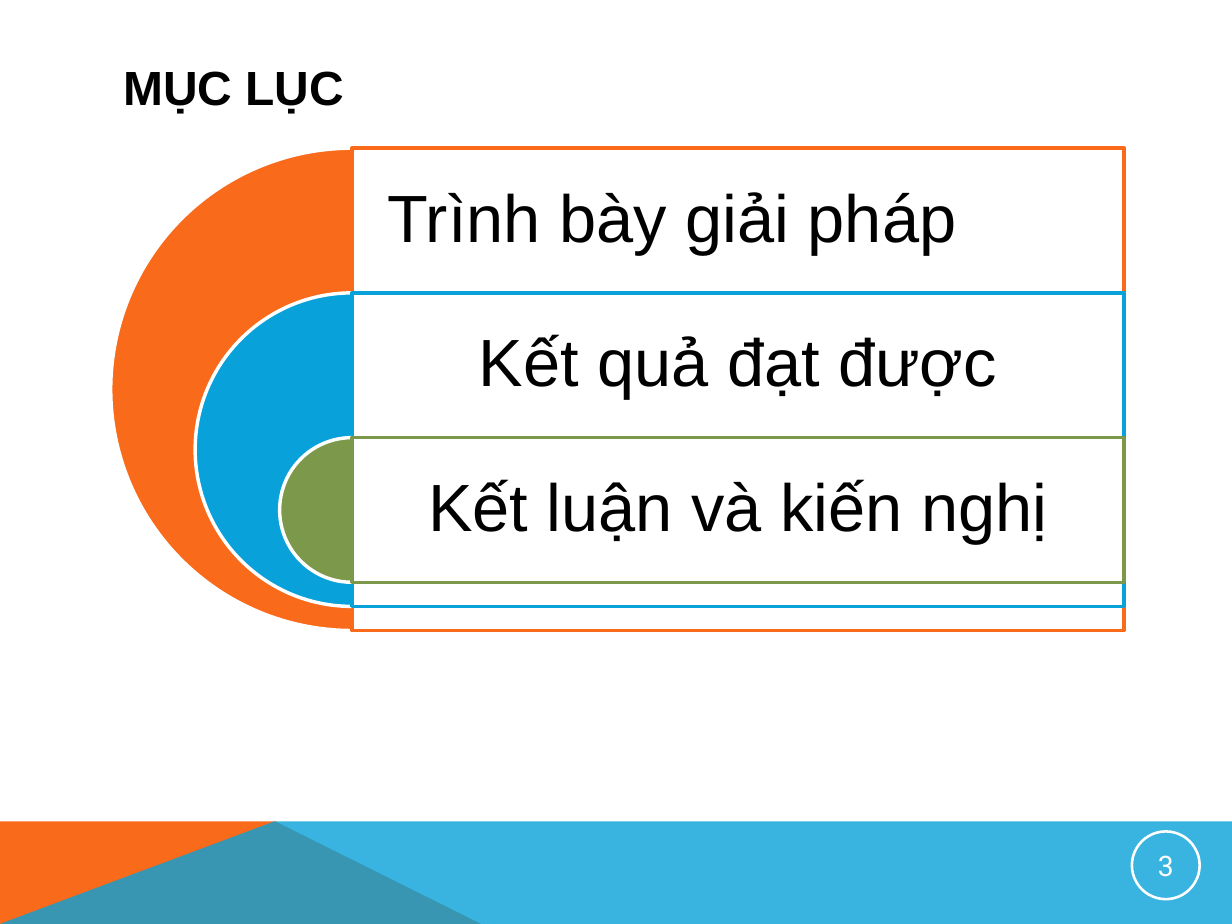
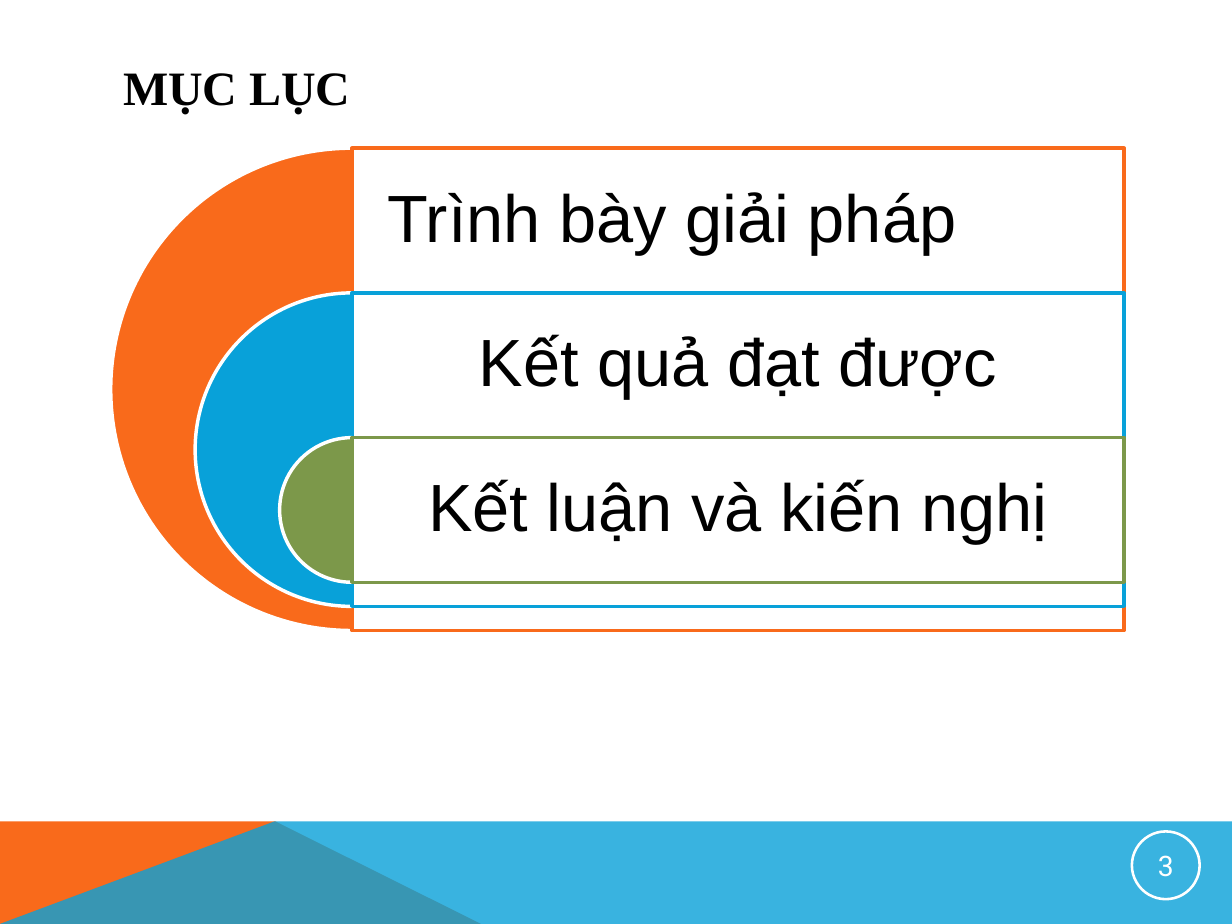
Before and after one commit to HoshikiShiro/Nhom4, a slide deck: slide 3 of Nhom4.pptx. Drawn at 1232x924 pixels with LibreOffice and Linux fonts; fonts in the diff are those of the drawing; background and template pictures are left out. Boxes give left, top, right and bottom in pixels: in the first picture for what was removed or moved away, otherwise in the second. Text is boxed around its words. In the diff, an @@ line names an element or a change of style, - is before the commit and + after.

```diff
--- a/Nhom4.pptx
+++ b/Nhom4.pptx
@@ title "MỤC LỤC" at bbox=[111, 49, 1124, 123]: font Arial to Times New Roman @@
```
Also in this commit, not shown: 6 other slides changed.
